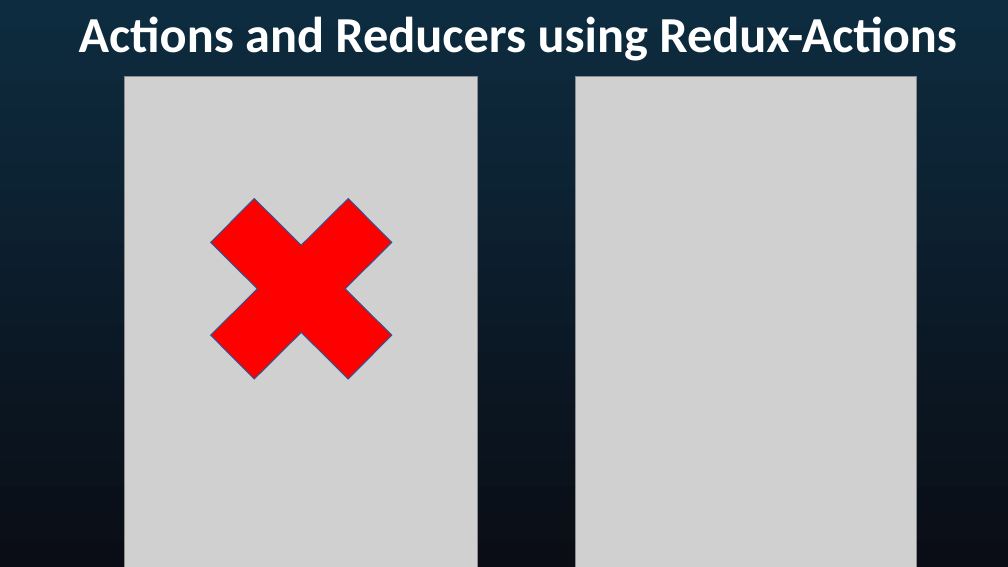
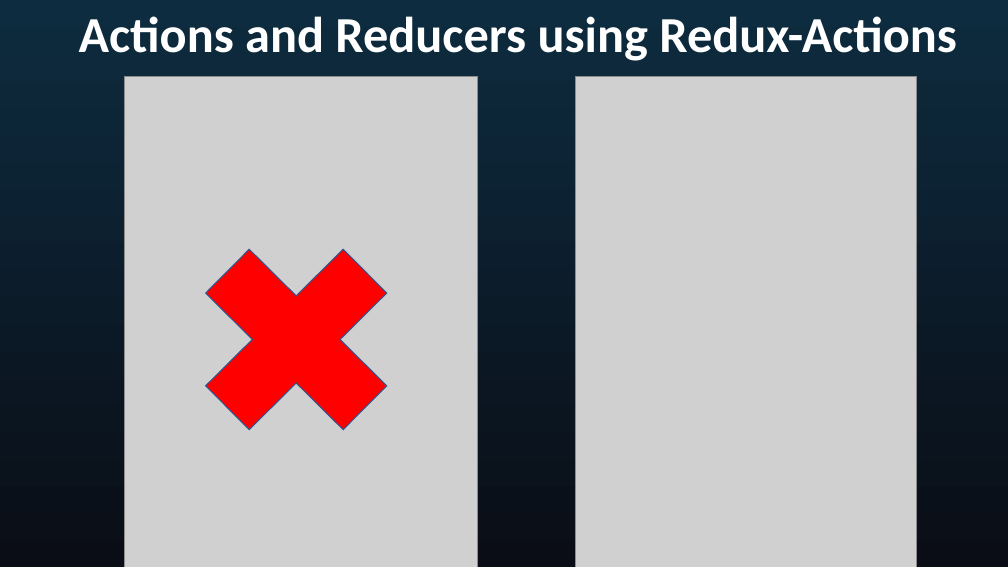
Before and after one commit to seblechernet/PowerPoint-Decks, a slide deck: slide 16 of 05 Flux and Redux.pptx. Drawn at 1008x567 pixels with LibreOffice and Linux fonts; fonts in the diff are those of the drawing; grey boxes stand for pictures. Boxes give left, top, right and bottom in pixels: in the first picture for what was removed or moved away, otherwise in the second. Text is boxed around its words. In the diff, an @@ line names an element or a change of style, - is before the commit and + after.

```diff
--- a/05 Flux and Redux.pptx
+++ b/05 Flux and Redux.pptx
@@ cross: place and size @@
-cross at (169, 157, 434, 420)
+cross at (164, 208, 429, 471)
```
Also in this commit, not shown: 2 other slides changed.
